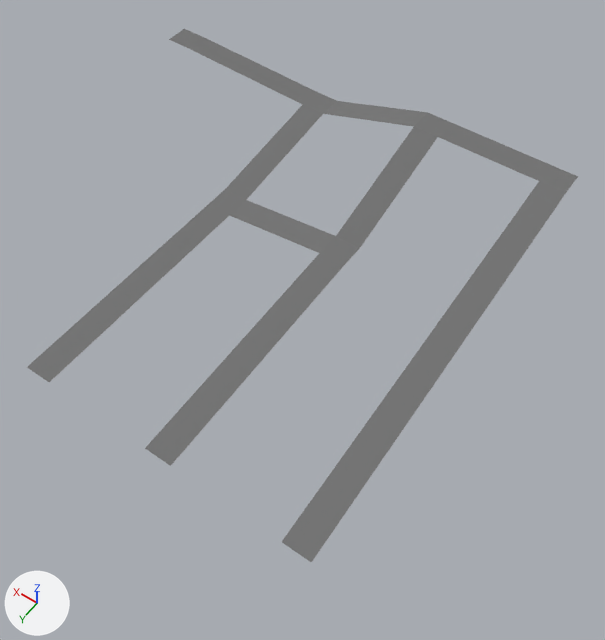
The Blender file assets/models/districts/agustin/lebis.blend as it was, and as the next commit left it.
Before and after are seen from a 50 mm lens placed at (-21.7, 29.2, 87.3), pointed at (18.8, -27.5, -1.7). The lights are fixed; the arrows at lower left show +X, +Y and +Z. The picture after the commit comes second. Objects named as collision shapes, trigger or cutter boxes, shadow casters or lower levels of detail are left out.

Script lines for the objects in view, before the commit:
```python
me_plane = bpy.data.meshes.new('Plane')
me_plane.from_pydata(...)  # 30 vertices, 15 faces; spans x -1.0..35.0, y -64.0..0.0, z 0.0..8.0
me_plane.materials.append(mat_road)  # grey #737373
# before: 0 (-1.0, -60.0, 8.0) at pixel (566, 192), 1 (1.0, -60.0, 8.0) at pixel (539, 181), 2 (-1.0, 0.0, 0.0) at pixel (311, 562), 3 (1.0, 0.0, 0.0) at pixel (281, 542), 4 (-1.0, -64.0, 8.0) at pixel (578, 176)
# before: 5 (1.0, -64.0, 8.0) at pixel (551, 165)
ob_plane = bpy.data.objects.new('Plane', me_plane)
ob_plane.location = (0.0, 0.0, 0.0)
ob_plane.scale = (2.0, 1.0, 1.0)
```
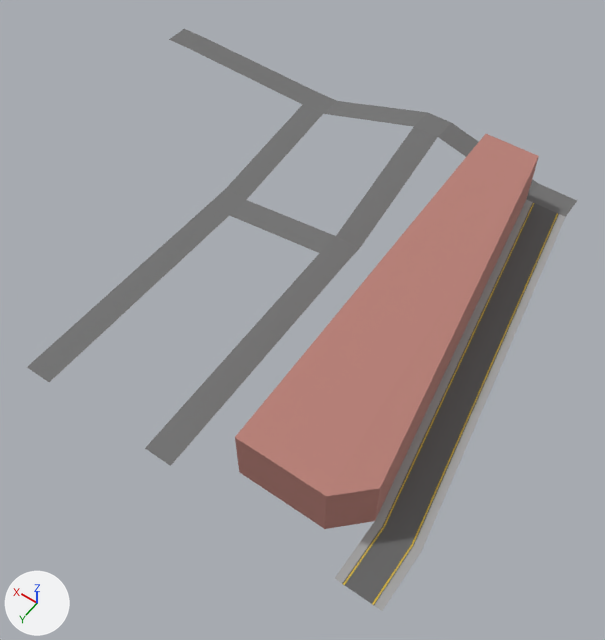
The newer file is also turned or shifted as a whole; pictures and numbers use the older file's frame.

The change, as a diff of the scene's bpy script:
```diff
--- a/assets/models/districts/agustin/lebis.blend.py
+++ b/assets/models/districts/agustin/lebis.blend.py
@@ img_road_vertical_yellow_png @@
+img_road_vertical_yellow_png = load_image('road_vertical_yellow.png', '../../../textures/generic/road_vertical_yellow.png', 256, 256, 'sRGB')
@@ mat_material_002 @@
+mat_material_002 = principled_material('Material.002')
+mat_material_002.texture = img_road_vertical_yellow_png
+mat_material_002.roughness = 1.0
@@ mat_material @@
+mat_material = principled_material('Material')
+mat_material.base_color = (0.479, 0.216, 0.184)  # pink #b88077
+mat_material.roughness = 1.0
@@ me_plane @@
 # used by ob_plane; location = (0.0, 0.0, 0.0); scale = (2.0, 1.0, 1.0)
 # verts and faces of me_plane; kept vertices keep their numbers, new ones are numbered from 30
-me_plane.from_pydata(...)  # 30 vertices, 15 faces; spans x -1.0..35.0, y -64.0..0.0, z 0.0..8.0
+me_plane.from_pydata(...)  # 32 vertices, 16 faces; spans x -5.5..35.0, y -64.0..0.0, z 0.0..8.0
+# me_plane part 1
+delete_vertices([2, 3])  # with the faces that use them
+verts[0] = (-1.5, -60.0, 4.0)  # moved, pixel (565, 216)
+verts[4] = (-1.5, -64.0, 4.0)  # moved, pixel (577, 200)
+verts[1] = (1.5, -60.0, 4.0)  # moved, pixel (526, 199)
+verts[5] = (1.5, -64.0, 4.0)  # moved, pixel (538, 183)
+verts[30] = (-5.5, 0.0, 0.0)  # pixel (382, 611)
+verts[31] = (-2.5, 0.0, 0.0)  # pixel (334, 578)
+verts[32] = (-5.5, -8.0, 0.0)  # pixel (421, 551)
+verts[33] = (-2.5, -8.0, 0.0)  # pixel (374, 521)
+faces += [(30, 32, 33, 31), (0, 1, 33, 32)]  # mat_material_002 (picture img_road_vertical_yellow_png)
 me_plane.materials.append(mat_road)
+me_plane.materials.append(mat_material_002)  # picture img_road_vertical_yellow_png
@@ me_cube @@
+me_cube.from_pydata([(2.0, -56.0, 4.0), (2.0, -56.0, 12.0), (-6.0, -4.0, 0.0), (-6.0, -4.0, 8.0), (10.0, -56.0, 4.0), (10.0, -56.0, 12.0), (10.0, 0.0, 0.0), (10.0, 0.0, 8.0), (-2.0, 0.0, 0.0), (-2.0, 0.0, 8.0), (6.0, -56.0, 4.0), (6.0, -56.0, 12.0)], [], [(0, 1, 3, 2), (8, 9, 7, 6), (6, 7, 5, 4), (10, 11, 1, 0), (9, 3, 1, 11), (7, 9, 11, 5), (4, 5, 11, 10), (2, 3, 9, 8)])
+me_cube.materials.append(mat_material)  # pink #b88077
@@ ob_cube @@
+ob_cube = bpy.data.objects.new('Cube', me_cube)
+ob_cube.location = (1.0, -4.0, 0.0)
```

Changed parts and their boxes [x1, y1, x2, y2] in the pictures (605 x 640 px):
'Plane', reshaped (9% taller): before [27, 29, 578, 562]; after [27, 29, 577, 611]
'Cube', added (pink): after [235, 134, 539, 529]
part 1 of me_plane, built on: before [282, 123, 578, 562]; after [335, 123, 577, 611]
